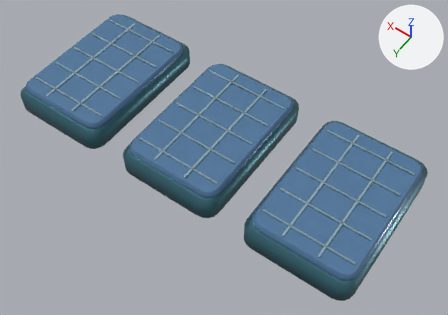
One commit to the glTF model assets/models/regions/ocean_restaurant_3.glb: the scene before it, then after it.
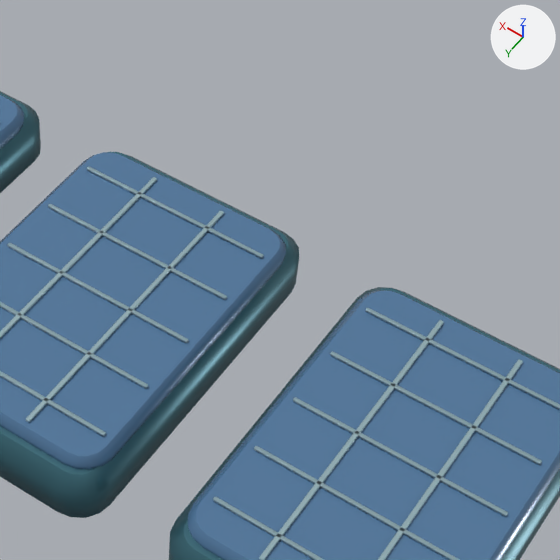
There are two pictures of each version: one whole from a 50 mm lens placed at (-3.17, 4.7, 9.91), pointed at (-0.19, 0.53, 3.35), one close up on the part from 39% to 91% of the width and 0% to 75% of the height. Arrows for +X, +Y and +Z are at upper right; the lights stay in place. The last two pictures show the newer version. Vertices at exactly the same position are counted once.

Objects in the first close-up: 'Restaurant3'.
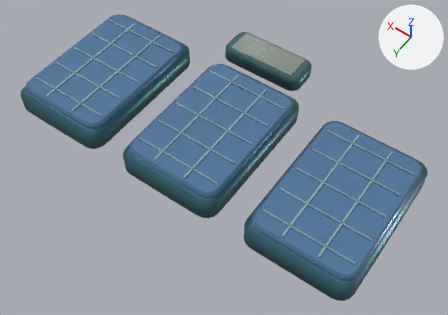
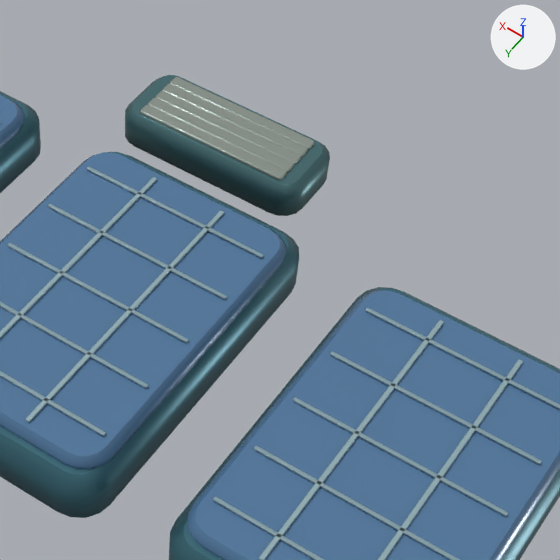
Where the change shows, as pixel boxes [x1, y1, x2, y2] in the close-ups (560 x 560 px):
'Restaurant3', reshaped: before [0, 91, 560, 560]; after [0, 75, 560, 560]
part 1 of me_restaurant3, added: after [140, 105, 287, 180]
part 2 of me_restaurant3, added: after [148, 98, 294, 173]
part 3 of me_restaurant3, added: after [155, 91, 301, 165]
part 4 of me_restaurant3, added: after [162, 84, 308, 157]
part 5 of me_restaurant3, added: after [169, 77, 315, 150]
part 6 of me_restaurant3, added (cyan): after [125, 75, 330, 216]

The change, as a diff of the scene's bpy script:
```diff
--- a/assets/models/regions/ocean_restaurant_3.glb.py
+++ b/assets/models/regions/ocean_restaurant_3.glb.py
@@ me_restaurant3 @@
 # used by ob_restaurant3; location = (0.0, 0.0, 0.0)
-me_restaurant3.from_pydata(...)  # 1992 vertices, 3876 faces; spans x -2.58..2.58, y -0.58..1.57, z 3.47..3.91
+me_restaurant3.from_pydata(...)  # 2432 vertices, 4732 faces; spans x -2.58..2.58, y -1.29..1.57, z 3.47..3.91
+# me_restaurant3 part 1: the loose piece of 72 vertices spanning x -0.6..0.6, y -0.25..-0.23, z 3.89..3.91 is copied, and the copy is scaled about its middle by (0.824, 3.83, 2.43), then moved by (0.15, -0.63, -0.04); it spans x -0.35..0.65, y -0.92..-0.83, z 3.84..3.88
+# me_restaurant3 part 2: the loose piece of 72 vertices spanning x -0.6..0.6, y -0.25..-0.23, z 3.89..3.91 is copied, and the copy is scaled about its middle by (0.824, 3.83, 2.43), then moved by (0.15, -0.71, -0.04); it spans x -0.35..0.65, y -0.99..-0.91, z 3.84..3.88
+# me_restaurant3 part 3: the loose piece of 72 vertices spanning x -0.6..0.6, y -0.25..-0.23, z 3.89..3.91 is copied, and the copy is scaled about its middle by (0.824, 3.83, 2.43), then moved by (0.15, -0.79, -0.04); it spans x -0.35..0.65, y -1.07..-0.99, z 3.84..3.88
+# me_restaurant3 part 4: the loose piece of 72 vertices spanning x -0.6..0.6, y -0.25..-0.23, z 3.89..3.91 is copied, and the copy is scaled about its middle by (0.824, 3.83, 2.43), then moved by (0.15, -0.87, -0.04); it spans x -0.35..0.65, y -1.15..-1.07, z 3.84..3.88
+# me_restaurant3 part 5: the loose piece of 72 vertices spanning x -0.6..0.6, y -0.25..-0.23, z 3.89..3.91 is copied, and the copy is scaled about its middle by (0.824, 3.83, 2.43), then moved by (0.15, -0.95, -0.04); it spans x -0.35..0.65, y -1.23..-1.14, z 3.84..3.88
+# me_restaurant3 part 6: a new loose piece of 80 vertices spanning x -0.47..0.77, y -1.29..-0.76, z 3.6..3.86, in mat_metal
 me_restaurant3.materials.append(mat_metal)
```
